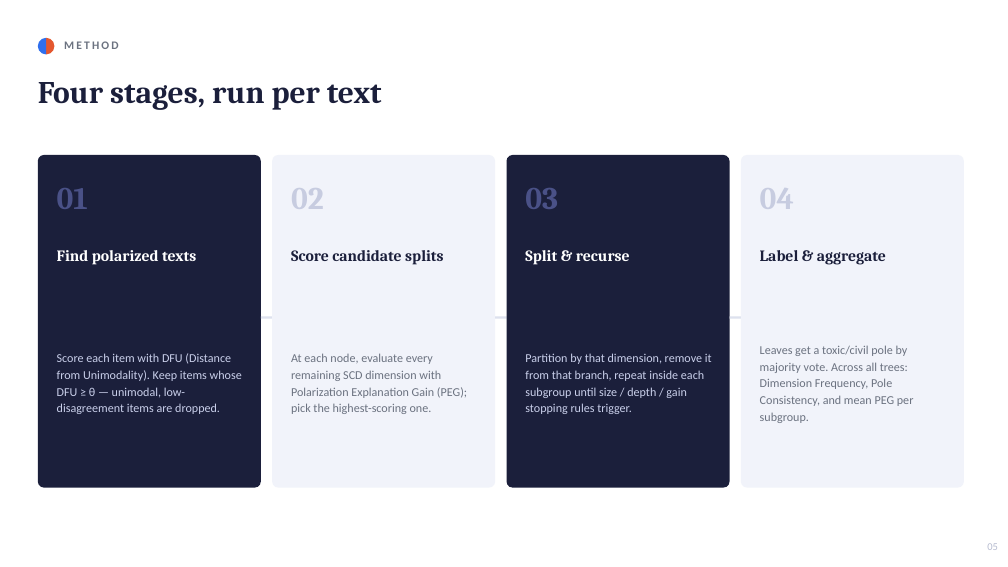
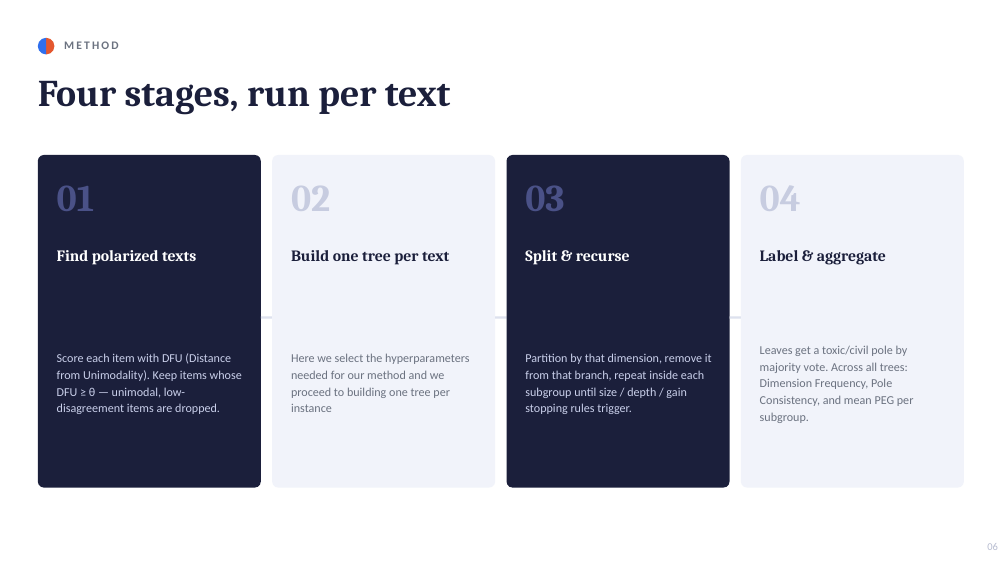
Before and after one commit to Swkratis210204/polartox, a slide deck: slide 6 of polarized_trees/Polarized_Trees_Presentation.pptx. Drawn at 1008x567 pixels with LibreOffice and Linux fonts; fonts in the diff are those of the drawing. Boxes give left, top, right and bottom in pixels: in the first picture for what was removed or moved away, otherwise in the second. Text is boxed around its words. In the diff, an @@ line names an element or a change of style, - is before the commit and + after.

```diff
--- a/polarized_trees/Polarized_Trees_Presentation.pptx
+++ b/polarized_trees/Polarized_Trees_Presentation.pptx
@@ size 30 to 36 pt in 5 elements at [38, 80, 451, 115], [57, 185, 94, 211], [291, 186, 330, 211], [525, 185, 564, 211], [760, 186, 801, 211] @@
@@ text at [291, 250, 449, 265]: text changed @@
-Score candidate splits
+Build one tree per text
@@ text at [291, 353, 469, 412]: text changed @@
-At each node, evaluate every remaining SCD dimension with Polarization Explanation Gain (PEG); pick the highest-scoring one.
+Here we select the hyperparameters needed for our method and we proceed to building one tree per instance
```
Also in this commit, not shown: 9 other slides changed, 3 slides added, 2 slides removed, 1 other file.
